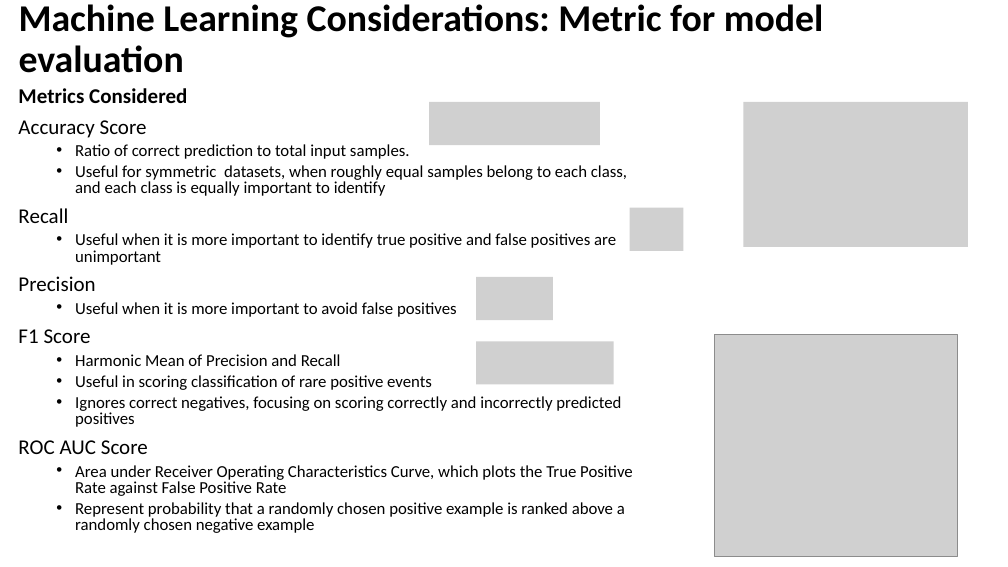
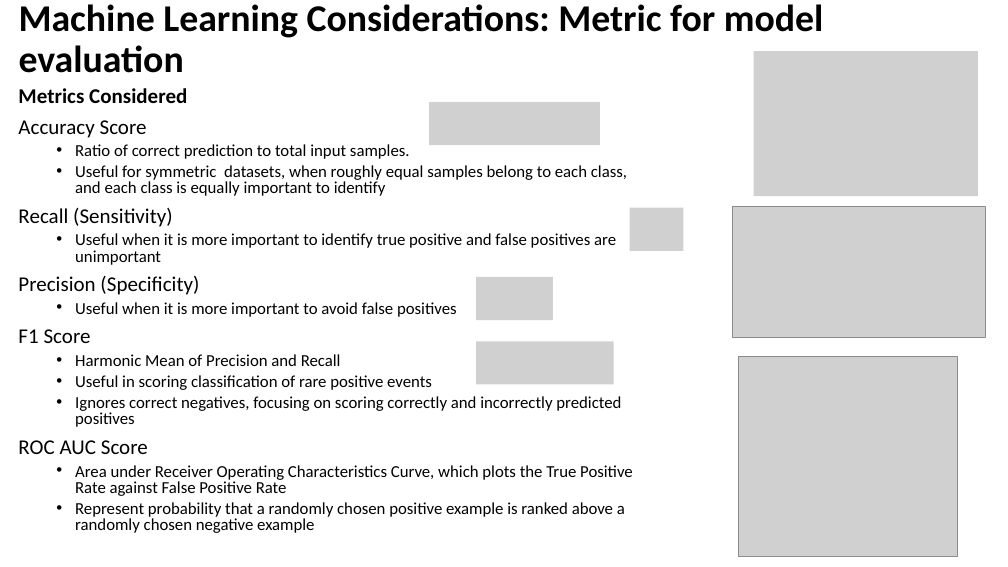
Before and after one commit to kelliesyhh/UROP-CardiacCategoryClassification, a slide deck: slide 7 of Bryan/Slides/Predicting Cardiac Category using Biomedical Data and ML.pptx. Drawn at 1008x567 pixels with LibreOffice and Linux fonts; fonts in the diff are those of the drawing; grey boxes stand for pictures. Boxes give left, top, right and bottom in pixels: in the first picture for what was removed or moved away, otherwise in the second. Text is boxed around its words. In the diff, an @@ line names an element or a change of style, - is before the commit and + after.

```diff
--- a/Bryan/Slides/Predicting Cardiac Category using Biomedical Data and ML.pptx
+++ b/Bryan/Slides/Predicting Cardiac Category using Biomedical Data and ML.pptx
@@ picture: place and size @@
-picture at (743, 102, 968, 247)
+picture at (754, 51, 979, 196)
@@ text at (18, 208, 172, 227): text changed @@
-Recall
+Recall (Sensitivity)
@@ picture added at (733, 206, 986, 338) @@
@@ text at (18, 276, 199, 295): text changed @@
-Precision
+Precision (Specificity)
@@ picture: place and size @@
-picture at (715, 335, 957, 557)
+picture at (739, 357, 957, 557)
```
Also in this commit, not shown: 4 other slides changed.
